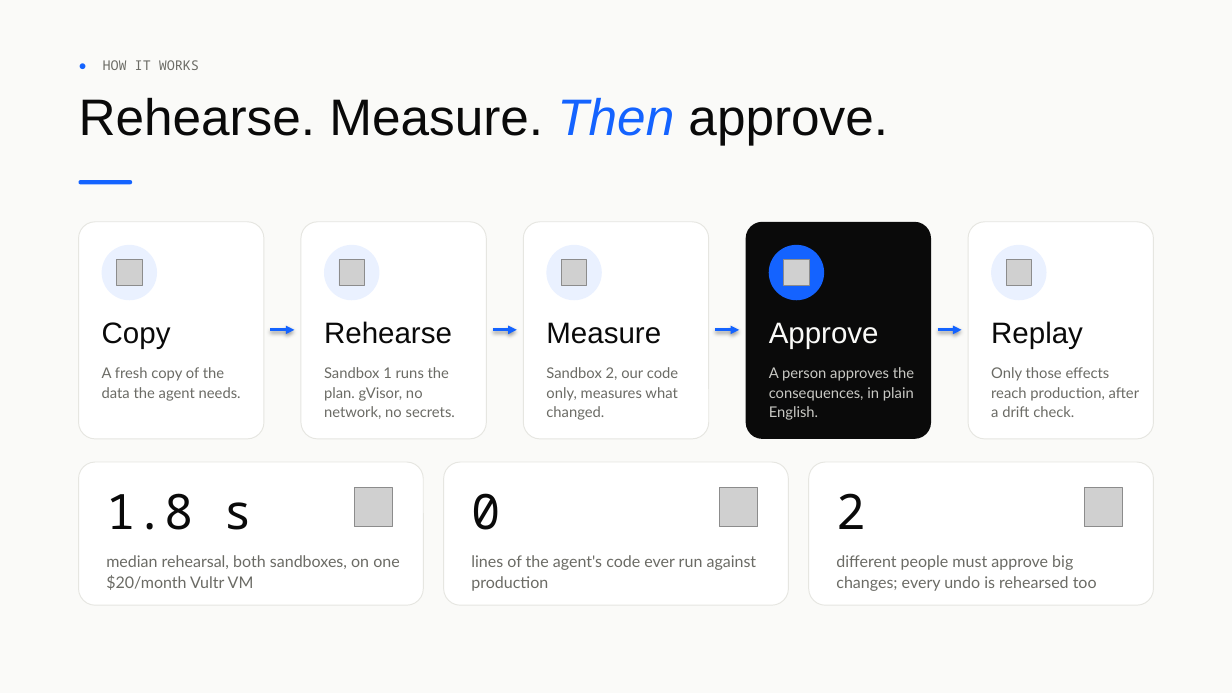
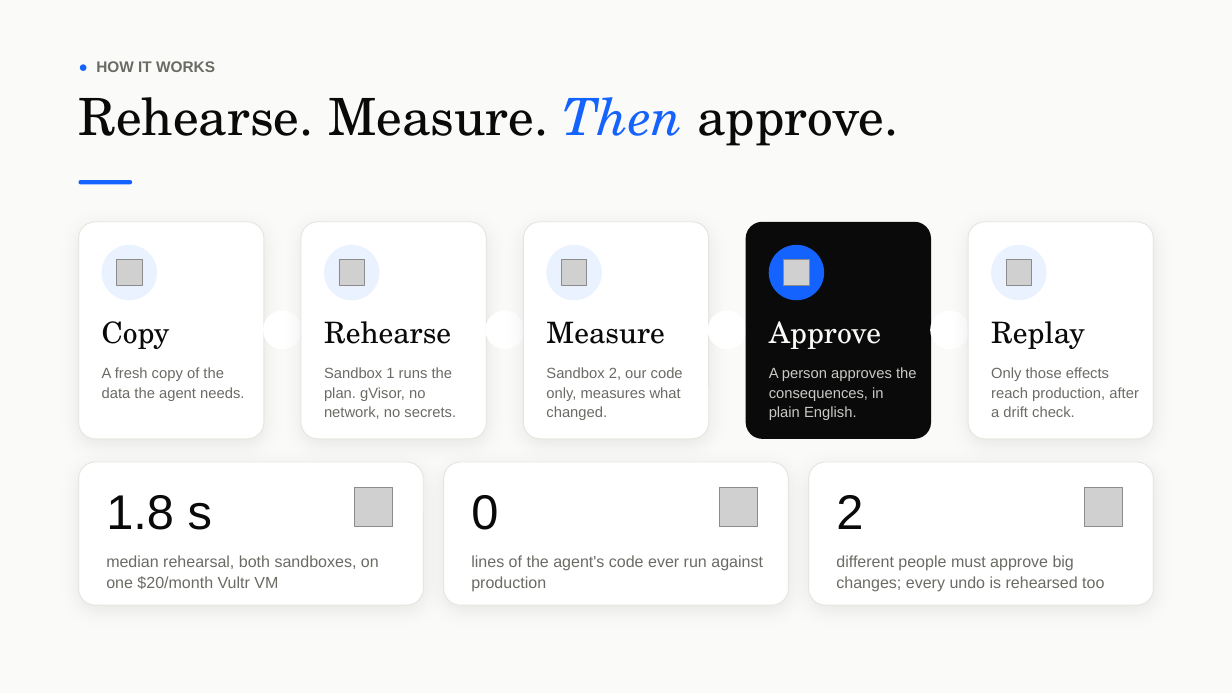
Before and after one commit to vidigoat/stunt-double, a slide deck: slide 3 of presentation/StuntDouble.pptx. Drawn at 1232x693 pixels with LibreOffice and Linux fonts; fonts in the diff are those of the drawing; grey boxes stand for pictures; background and template pictures are left out. Boxes give left, top, right and bottom in pixels: in the first picture for what was removed or moved away, otherwise in the second. Text is boxed around its words. In the diff, an @@ line names an element or a change of style, - is before the commit and + after.

```diff
--- a/presentation/StuntDouble.pptx
+++ b/presentation/StuntDouble.pptx
@@ text "● HOW IT WORKS" at (96,61,215,72): size 10.5 to 12 pt, font Noto Sans Mono to Arial, bold on @@
@@ ellipse added at (263,311,302,349), fill #FFFFFF @@
@@ ellipse added at (485,311,524,349), fill #FFFFFF @@
@@ ellipse added at (708,311,747,349), fill #FFFFFF @@
@@ ellipse added at (931,311,970,349), fill #FFFFFF @@
@@ font Arial to TeX Gyre Schola in 6 elements at (79,97,898,146), (102,321,170,349), (324,321,451,344), (546,321,665,344), (769,321,881,349), (991,321,1085,349) @@
@@ arrow removed from (271, 330) to (295, 330) @@
@@ arrow removed from (493, 330) to (517, 330) @@
@@ arrow removed from (715, 330) to (739, 330) @@
@@ arrow removed from (938, 330) to (962, 330) @@
@@ shadow on in 7 elements at (79,222,264,439), (301,222,487,439), (523,222,709,439), (969,222,1154,439), (79,462,423,605), (444,462,788,605), (809,462,1153,605) @@
@@ font Noto Sans Mono to Arial in 3 elements at (106,495,212,530), (471,495,498,530), (836,495,863,529) @@
@@ font Lato to Arial in 8 elements at (102,367,244,401), (324,367,456,419), (546,367,683,420), (769,367,917,420), (991,367,1139,417), (106,555,379,589), (471,555,763,591), (836,555,1104,592) @@
```
Also in this commit, not shown: 10 other slides changed, 20 other files.
